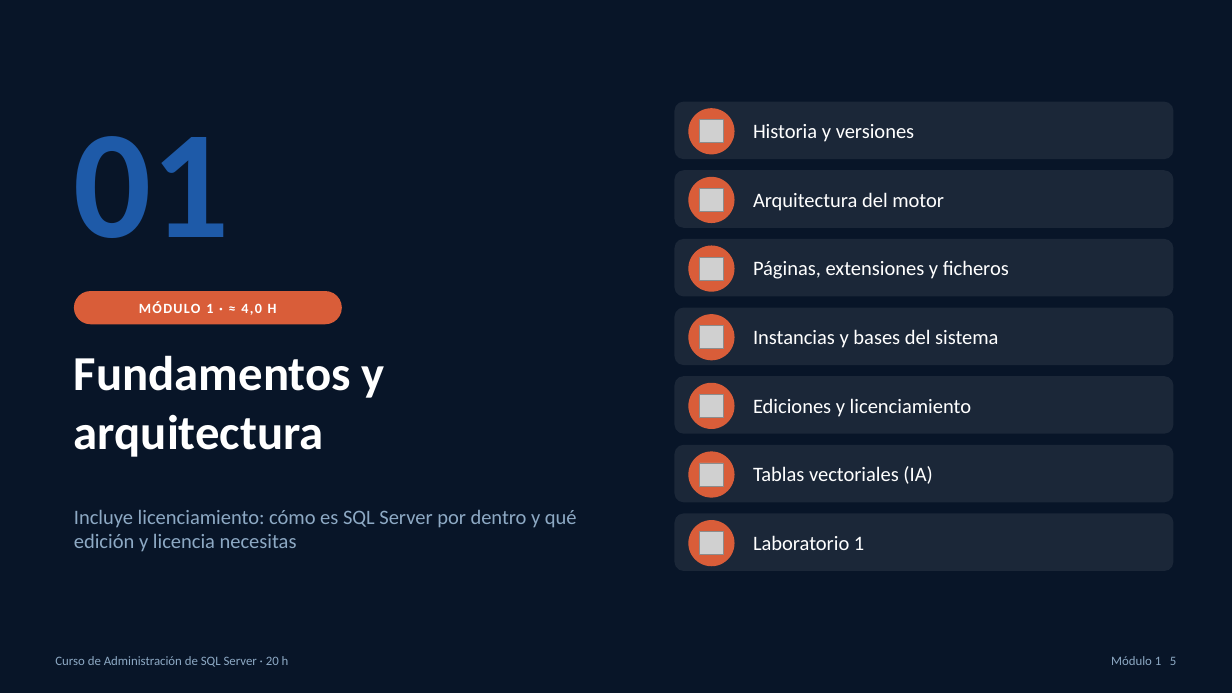
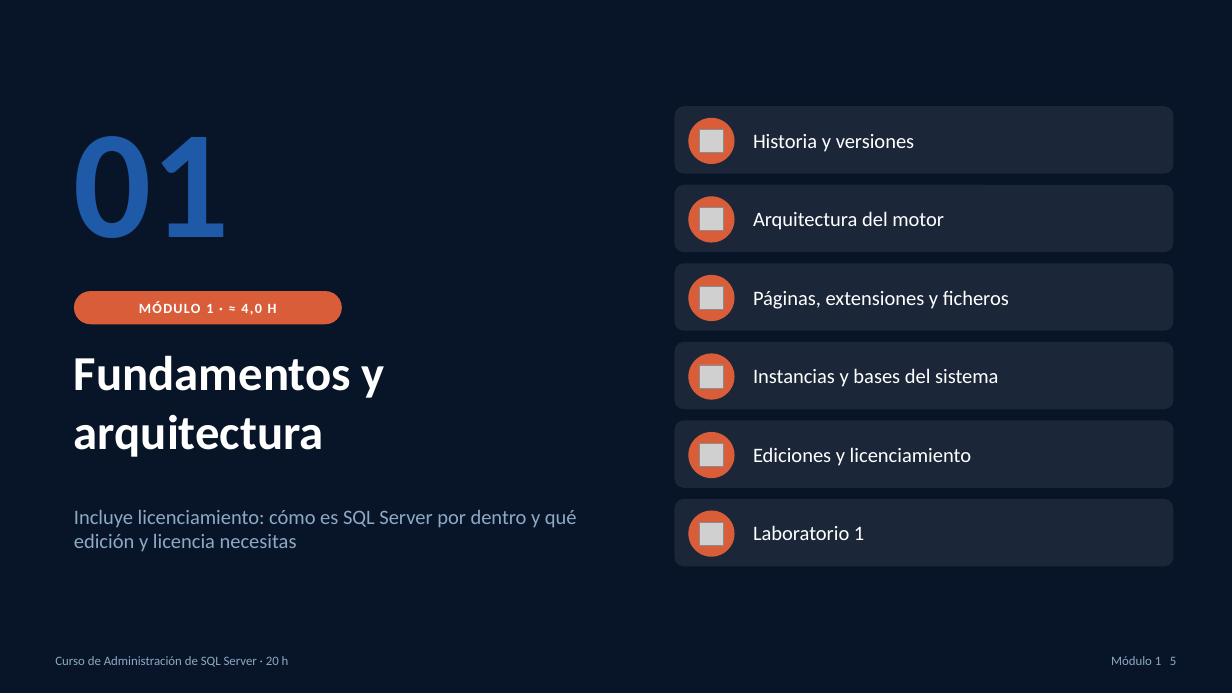
Before and after one commit to masalinas/training-sqlserver, a slide deck: slide 5 of curso_sql_server_dba_20h.pptx. Drawn at 1232x693 pixels with LibreOffice and Linux fonts; fonts in the diff are those of the drawing; grey boxes stand for pictures. Boxes give left, top, right and bottom in pixels: in the first picture for what was removed or moved away, otherwise in the second. Text is boxed around its words. In the diff, an @@ line names an element or a change of style, - is before the commit and + after.

Commit message:
move vectorial tables slide to module 2

```diff
--- a/curso_sql_server_dba_20h.pptx
+++ b/curso_sql_server_dba_20h.pptx
@@ rounded rectangle: place and size @@
-rounded rectangle at box(675, 102, 1174, 159)
+rounded rectangle at box(675, 106, 1174, 174)
@@ ellipse: place and size @@
-ellipse at box(689, 108, 735, 154)
+ellipse at box(689, 117, 735, 164)
@@ text "Historia y versiones": place and size @@
-text "Historia y versiones" at box(753, 124, 914, 142)
+text "Historia y versiones" at box(753, 134, 914, 152)
@@ picture: place and size @@
-picture at box(701, 120, 724, 143)
+picture at box(701, 129, 724, 152)
@@ rounded rectangle: place and size @@
-rounded rectangle at box(675, 170, 1174, 227)
+rounded rectangle at box(675, 185, 1174, 252)
@@ ellipse: place and size @@
-ellipse at box(689, 177, 735, 223)
+ellipse at box(689, 196, 735, 242)
@@ picture: place and size @@
-picture at box(701, 189, 724, 212)
+picture at box(701, 208, 724, 231)
@@ text "Arquitectura del motor": place and size @@
-text "Arquitectura del motor" at box(753, 192, 944, 211)
+text "Arquitectura del motor" at box(753, 211, 944, 230)
@@ rounded rectangle: place and size @@
-rounded rectangle at box(675, 239, 1174, 297)
+rounded rectangle at box(675, 263, 1174, 331)
@@ text "Páginas, extensiones y ficheros": place and size @@
-text "Páginas, extensiones y ficheros" at box(753, 260, 1009, 279)
+text "Páginas, extensiones y ficheros" at box(753, 290, 1009, 309)
@@ ellipse: place and size @@
-ellipse at box(689, 246, 735, 292)
+ellipse at box(689, 275, 735, 322)
@@ picture: place and size @@
-picture at box(701, 257, 724, 280)
+picture at box(701, 287, 724, 310)
@@ rounded rectangle removed at box(675, 308, 1174, 365) @@
@@ ellipse removed at box(689, 314, 735, 360) @@
@@ proportions changed in 6 elements at box(675, 499, 1174, 567), box(675, 106, 1174, 174), box(675, 421, 1174, 488), box(675, 185, 1174, 252), box(675, 263, 1174, 331), box(675, 342, 1174, 409) @@
@@ rounded rectangle: place and size @@
-rounded rectangle at box(675, 376, 1174, 433)
+rounded rectangle at box(675, 342, 1174, 409)
@@ ellipse: place and size @@
-ellipse at box(689, 383, 735, 429)
+ellipse at box(689, 354, 735, 400)
@@ text "Instancias y bases del sistema": place and size @@
-text "Instancias y bases del sistema" at box(753, 329, 998, 348)
+text "Instancias y bases del sistema" at box(753, 368, 998, 387)
@@ picture: place and size @@
-picture at box(701, 325, 724, 348)
+picture at box(701, 365, 724, 388)
@@ rounded rectangle: place and size @@
-rounded rectangle at box(675, 445, 1174, 502)
+rounded rectangle at box(675, 421, 1174, 488)
@@ ellipse: place and size @@
-ellipse at box(689, 452, 735, 498)
+ellipse at box(689, 432, 735, 478)
@@ picture: place and size @@
-picture at box(701, 395, 724, 418)
+picture at box(701, 444, 724, 467)
@@ text "Ediciones y licenciamiento": place and size @@
-text "Ediciones y licenciamiento" at box(753, 398, 971, 417)
+text "Ediciones y licenciamiento" at box(753, 447, 971, 466)
@@ picture removed at box(701, 463, 724, 486) @@
@@ text removed at box(753, 466, 932, 484) @@
-Tablas vectoriales (IA)
@@ rounded rectangle: place and size @@
-rounded rectangle at box(675, 514, 1174, 571)
+rounded rectangle at box(675, 499, 1174, 567)
@@ text "Laboratorio 1": place and size @@
-text "Laboratorio 1" at box(753, 535, 864, 550)
+text "Laboratorio 1" at box(753, 525, 864, 540)
@@ ellipse: place and size @@
-ellipse at box(689, 520, 735, 567)
+ellipse at box(689, 511, 735, 557)
@@ picture: place and size @@
-picture at box(701, 531, 724, 555)
+picture at box(701, 522, 724, 545)
```
Also in this commit, not shown: 15 other slides changed, 12 other files.
